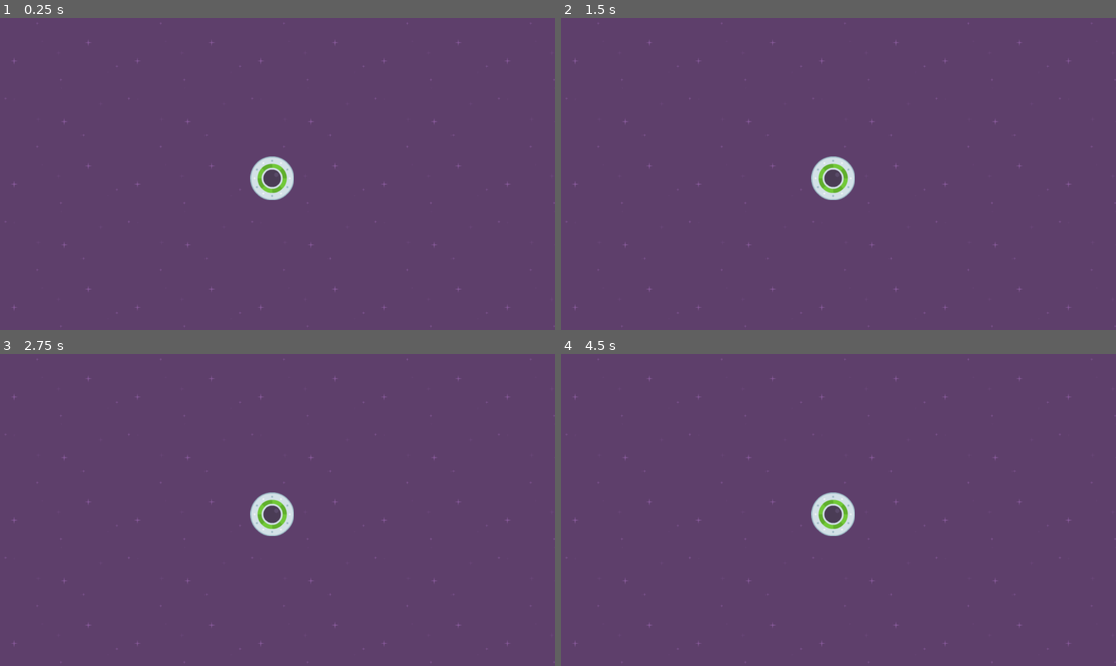
Above: before the commit, frames 1-4 (two rows, left to right).
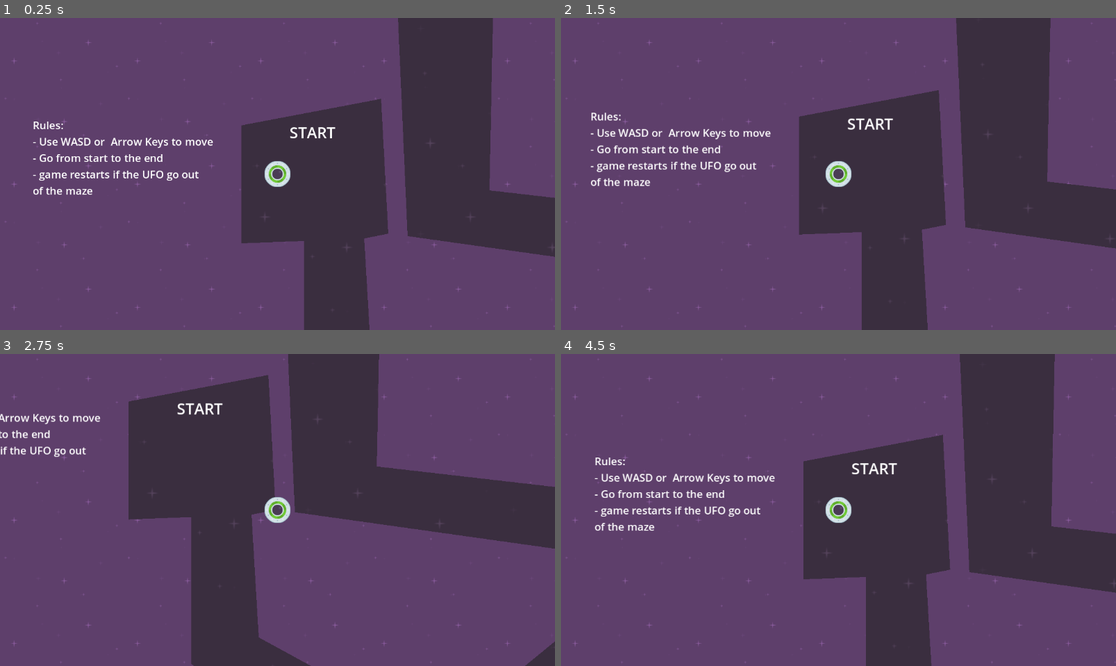
Above: after the commit, the same moments.

Repository: lucabersel/speedy_saucer
Game: Godot game, scene res://scenes/level_1.tscn
Same seed, same stepped clock (60 frames per second), same inputs: the game is played once before the commit and once after it.
Inputs:
- Up to frame 1 (0.25 s): no input
- Up to frame 2 (1.5 s): tap Enter at 0.5 s; hold D (move_right, bound only after the commit) 0.53-1.28 s; hold S (move_down, bound only after the commit) from 1.28 s (still down)
- Up to frame 3 (2.75 s): release S (move_down, bound only after the commit) at 2.03 s; hold D (move_right, bound only after the commit) from 2.03 s (still down)
- Up to frame 4 (4.5 s): release D (move_right, bound only after the commit) at 2.78 s; hold Up (move_up, bound only after the commit) 2.78-3.53 s; hold A (move_left, bound only after the commit) from 3.53 s (still down)

The runs differ from the first frame. In frame 1, 28% of the frame differs, in the area x 5-100%, y 0-100%; in frame 2, 28%; in frame 3, 32%, in the area x 0-100%, y 0-100%; in frame 4, 29%.

Commit message:
complete game

Diff:
--- a/assets/icon.svg
+++ /dev/null
@@ -1 +0,0 @@
-<svg xmlns="http://www.w3.org/2000/svg" width="128" height="128"><rect width="124" height="124" x="2" y="2" fill="#363d52" stroke="#212532" stroke-width="4" rx="14"/><g fill="#fff" transform="translate(12.322 12.322)scale(.101)"><path d="M105 673v33q407 354 814 0v-33z"/><path fill="#478cbf" d="m105 673 152 14q12 1 15 14l4 67 132 10 8-61q2-11 15-15h162q13 4 15 15l8 61 132-10 4-67q3-13 15-14l152-14V427q30-39 56-81-35-59-83-108-43 20-82 47-40-37-88-64 7-51 8-102-59-28-123-42-26 43-46 89-49-7-98 0-20-46-46-89-64 14-123 42 1 51 8 102-48 27-88 64-39-27-82-47-48 49-83 108 26 42 56 81zm0 33v39c0 276 813 276 814 0v-39l-134 12-5 69q-2 10-14 13l-162 11q-12 0-16-11l-10-65H446l-10 65q-4 11-16 11l-162-11q-12-3-14-13l-5-69z"/><path d="M483 600c0 34 58 34 58 0v-86c0-34-58-34-58 0z"/><circle cx="725" cy="526" r="90"/><circle cx="299" cy="526" r="90"/></g><g fill="#414042" transform="translate(12.322 12.322)scale(.101)"><circle cx="307" cy="532" r="60"/><circle cx="717" cy="532" r="60"/></g></svg>
--- a/project.godot
+++ b/project.godot
@@ -13,8 +13,34 @@
 config/name="speedy_saucer"
 run/main_scene="uid://b6mdqky3wos4"
 config/features=PackedStringArray("4.4", "Forward Plus")
-config/icon="res://assets/icon.svg"
 
 [dotnet]
 
 project/assembly_name="speedy_saucer"
+
+[input]
+
+move_right={
+"deadzone": 0.2,
+"events": [Object(InputEventKey,"resource_local_to_scene":false,"resource_name":"","device":-1,"window_id":0,"alt_pressed":false,"shift_pressed":false,"ctrl_pressed":false,"meta_pressed":false,"pressed":false,"keycode":0,"physical_keycode":68,"key_label":0,"unicode":100,"location":0,"echo":false,"script":null)
+, Object(InputEventKey,"resource_local_to_scene":false,"resource_name":"","device":-1,"window_id":0,"alt_pressed":false,"shift_pressed":false,"ctrl_pressed":false,"meta_pressed":false,"pressed":false,"keycode":0,"physical_keycode":4194321,"key_label":0,"unicode":0,"location":0,"echo":false,"script":null)
+]
+}
+move_left={
+"deadzone": 0.2,
+"events": [Object(InputEventKey,"resource_local_to_scene":false,"resource_name":"","device":-1,"window_id":0,"alt_pressed":false,"shift_pressed":false,"ctrl_pressed":false,"meta_pressed":false,"pressed":false,"keycode":0,"physical_keycode":65,"key_label":0,"unicode":97,"location":0,"echo":false,"script":null)
+, Object(InputEventKey,"resource_local_to_scene":false,"resource_name":"","device":-1,"window_id":0,"alt_pressed":false,"shift_pressed":false,"ctrl_pressed":false,"meta_pressed":false,"pressed":false,"keycode":0,"physical_keycode":4194319,"key_label":0,"unicode":0,"location":0,"echo":false,"script":null)
+]
+}
+move_up={
+"deadzone": 0.2,
+"events": [Object(InputEventKey,"resource_local_to_scene":false,"resource_name":"","device":-1,"window_id":0,"alt_pressed":false,"shift_pressed":false,"ctrl_pressed":false,"meta_pressed":false,"pressed":false,"keycode":0,"physical_keycode":4194320,"key_label":0,"unicode":0,"location":0,"echo":false,"script":null)
+, Object(InputEventKey,"resource_local_to_scene":false,"resource_name":"","device":-1,"window_id":0,"alt_pressed":false,"shift_pressed":false,"ctrl_pressed":false,"meta_pressed":false,"pressed":false,"keycode":0,"physical_keycode":87,"key_label":0,"unicode":119,"location":0,"echo":false,"script":null)
+]
+}
+move_down={
+"deadzone": 0.2,
+"events": [Object(InputEventKey,"resource_local_to_scene":false,"resource_name":"","device":-1,"window_id":0,"alt_pressed":false,"shift_pressed":false,"ctrl_pressed":false,"meta_pressed":false,"pressed":false,"keycode":0,"physical_keycode":83,"key_label":0,"unicode":115,"location":0,"echo":false,"script":null)
+, Object(InputEventKey,"resource_local_to_scene":false,"resource_name":"","device":-1,"window_id":0,"alt_pressed":false,"shift_pressed":false,"ctrl_pressed":false,"meta_pressed":false,"pressed":false,"keycode":0,"physical_keycode":4194322,"key_label":0,"unicode":0,"location":0,"echo":false,"script":null)
+]
+}
--- a/scenes/level_1.tscn
+++ b/scenes/level_1.tscn
@@ -1,16 +1,69 @@
-[gd_scene load_steps=3 format=3 uid="uid://b6mdqky3wos4"]
+[gd_scene load_steps=7 format=3 uid="uid://b6mdqky3wos4"]
 
 [ext_resource type="Texture2D" uid="uid://lb7m510ma738" path="res://assets/purple.png" id="1_014kd"]
+[ext_resource type="Script" uid="uid://sq0qbovwga0x" path="res://scripts/level_1.gd" id="1_rus8k"]
 [ext_resource type="PackedScene" uid="uid://cdcjpu4ug8jhl" path="res://scenes/player.tscn" id="2_bswci"]
+[ext_resource type="PackedScene" uid="uid://6udcootmwjgc" path="res://scenes/maze.tscn" id="4_5xbjy"]
+
+[sub_resource type="LabelSettings" id="LabelSettings_5xbjy"]
+font_size = 32
+
+[sub_resource type="LabelSettings" id="LabelSettings_4nkto"]
+font_size = 22
 
 [node name="Level1" type="Node2D"]
+script = ExtResource("1_rus8k")
 
-[node name="Background" type="TextureRect" parent="."]
+[node name="UI" type="Node" parent="."]
+
+[node name="CanvasLayer" type="CanvasLayer" parent="UI"]
+layer = -10
+
+[node name="Background" type="TextureRect" parent="UI/CanvasLayer"]
 z_index = -100
-offset_right = 1152.0
-offset_bottom = 648.0
+anchors_preset = 15
+anchor_right = 1.0
+anchor_bottom = 1.0
+grow_horizontal = 2
+grow_vertical = 2
 texture = ExtResource("1_014kd")
 stretch_mode = 1
 
+[node name="StartLabel" type="Label" parent="UI"]
+z_index = -25
+offset_left = 601.0
+offset_top = 215.0
+offset_right = 696.0
+offset_bottom = 260.0
+text = "START"
+label_settings = SubResource("LabelSettings_5xbjy")
+
+[node name="EndLabel" type="Label" parent="UI"]
+offset_left = 867.0
+offset_top = -620.0
+offset_right = 962.0
+offset_bottom = -575.0
+text = "END"
+label_settings = SubResource("LabelSettings_5xbjy")
+
+[node name="Rules" type="Label" parent="UI"]
+offset_left = 68.0
+offset_top = 207.0
+offset_right = 443.0
+offset_bottom = 374.0
+text = "Rules:
+- Use WASD or  Arrow Keys to move
+- Go from start to the end
+- game restarts if the UFO go out
+of the maze"
+label_settings = SubResource("LabelSettings_4nkto")
+
+[node name="maze" parent="." instance=ExtResource("4_5xbjy")]
+z_index = -50
+position = Vector2(671, 328)
+scale = Vector2(5, 5)
+
 [node name="Ufo" parent="." instance=ExtResource("2_bswci")]
-position = Vector2(565, 333)
+position = Vector2(576, 324)
+
+[connection signal="body_exited" from="maze" to="." method="_on_maze_body_exited"]
--- /dev/null
+++ b/scenes/maze.tscn
@@ -0,0 +1,14 @@
+[gd_scene load_steps=2 format=3 uid="uid://6udcootmwjgc"]
+
+[ext_resource type="Texture2D" uid="uid://crsgyqxe3ocwj" path="res://assets/darkPurple.png" id="1_dj01w"]
+
+[node name="maze" type="Area2D"]
+
+[node name="CollisionPolygon2D" type="CollisionPolygon2D" parent="."]
+polygon = PackedVector2Array(-34, -21, -34, 28, -8, 27, -8, 88, 87, 159, 197, 87, 197, 192, 355, 196, 397, 90, 417, -74, 400, -162, 139, -184, 112, -42, 281, -88, 295, 32, 69, 6, 73, -194, 26, -195, 27, -157, 35, 25, 327, 66, 305, -140, 148, -83, 164, -151, 305, -148, 367, -130, 384, -64, 364, 85, 331, 157, 232, 154, 222, 60, 173, 54, 95, 118, 20, 77, 17, 26, 27, 24, 24, -32)
+
+[node name="Polygon2D" type="Polygon2D" parent="."]
+texture_repeat = 2
+texture = ExtResource("1_dj01w")
+texture_scale = Vector2(3, 3)
+polygon = PackedVector2Array(-34, -21, -34, 28, -8, 27, -8, 88, 87, 159, 197, 87, 197, 192, 355, 196, 397, 90, 417, -74, 400, -162, 139, -184, 112, -42, 281, -88, 295, 32, 69, 6, 73, -194, 26, -195, 27, -157, 35, 25, 327, 66, 305, -140, 148, -83, 164, -151, 305, -148, 367, -130, 384, -64, 364, 85, 331, 157, 232, 154, 222, 60, 173, 54, 95, 118, 20, 77, 17, 26, 27, 24, 24, -32)
--- a/scenes/player.tscn
+++ b/scenes/player.tscn
@@ -1,16 +1,21 @@
-[gd_scene load_steps=3 format=3 uid="uid://cdcjpu4ug8jhl"]
+[gd_scene load_steps=4 format=3 uid="uid://cdcjpu4ug8jhl"]
 
 [ext_resource type="Texture2D" uid="uid://ggw4ttltcnw6" path="res://assets/ufoGreen.png" id="1_3vyb7"]
+[ext_resource type="Script" uid="uid://b412n3gq73clj" path="res://scripts/player.gd" id="1_g2els"]
 
 [sub_resource type="CircleShape2D" id="CircleShape2D_onrkg"]
-radius = 45.0
+radius = 10.0499
 
 [node name="player" type="RigidBody2D"]
 gravity_scale = 0.0
+script = ExtResource("1_g2els")
 
 [node name="Sprite2D" type="Sprite2D" parent="."]
+scale = Vector2(0.6, 0.6)
 texture = ExtResource("1_3vyb7")
 
 [node name="CollisionShape2D" type="CollisionShape2D" parent="."]
 shape = SubResource("CircleShape2D_onrkg")
 debug_color = Color(0.87754, 0.291591, 0.465445, 0.42)
+
+[node name="Camera2D" type="Camera2D" parent="."]
--- /dev/null
+++ b/scripts/level_1.gd
@@ -0,0 +1,4 @@
+extends Node2D
+
+func _on_maze_body_exited(_body: Node2D) -> void:
+	get_tree().reload_current_scene()
--- /dev/null
+++ b/scripts/player.gd
@@ -0,0 +1,12 @@
+extends RigidBody2D
+
+func _physics_process(_delta: float) -> void:
+	var force = 1000
+	if Input.is_action_pressed("move_right"):
+		apply_force(Vector2(force, 0))
+	if Input.is_action_pressed("move_left"):
+		apply_force(Vector2(-force, 0))
+	if Input.is_action_pressed("move_down"):
+		apply_force(Vector2(0, force))
+	if Input.is_action_pressed("move_up"):
+		apply_force(Vector2(0, -force))
Not shown, removed: assets/icon.svg.import
Not shown, added: scripts/level_1.gd.uid
Not shown, added: scripts/player.gd.uid
